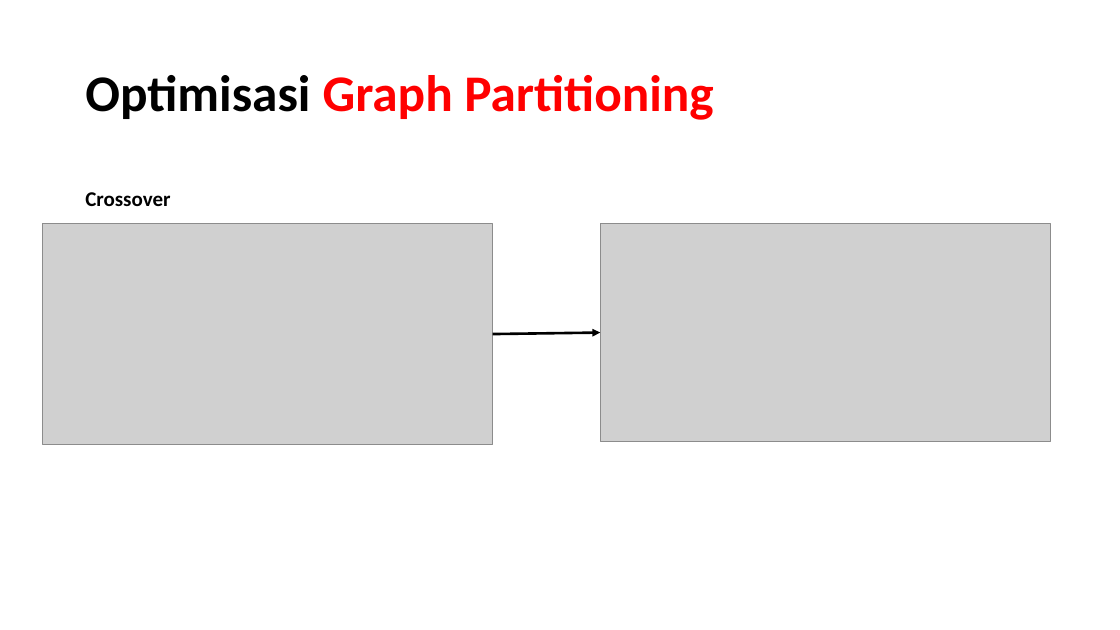
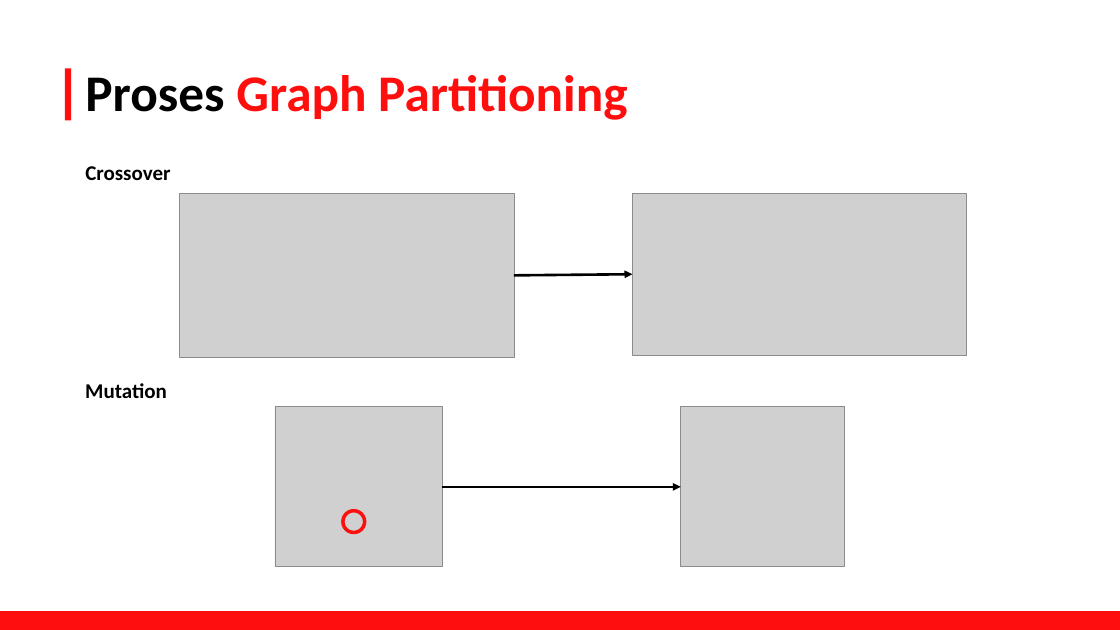
Before and after one commit to FelixFern/Graph-Partitioning-Optimization, a slide deck: slide 35 of documents/Graph Partitioning.pptx (slide 10 before the commit). Drawn at 1120x630 pixels with LibreOffice and Linux fonts; fonts in the diff are those of the drawing; grey boxes stand for pictures. Boxes give left, top, right and bottom in pixels: in the first picture for what was removed or moved away, otherwise in the second. Text is boxed around its words. In the diff, an @@ line names an element or a change of style, - is before the commit and + after.

```diff
--- a/documents/Graph Partitioning.pptx
+++ b/documents/Graph Partitioning.pptx
@@ rectangle added at (65,68,71,120), fill #FF0E0E @@
@@ title at (85,75,627,120): text changed; text colour #FF0000 to #FF0E0E @@
-Optimisasi Graph Partitioning
+Proses Graph Partitioning
@@ text "Crossover": place and size @@
-text "Crossover" at (85,192,170,206)
+text "Crossover" at (85,166,170,180)
@@ picture: place and size @@
-picture at (43,223,493,444)
+picture at (180,193,514,358)
@@ picture: place and size @@
-picture at (601,223,1051,442)
+picture at (633,193,967,355)
@@ arrow moved from (493, 334) - (601, 333) to (514, 276) - (633, 274) @@
@@ text added at (85,383,167,398), 18 pt, text #000000, bold @@
+Mutation
@@ picture added at (275,407,442,566) @@
@@ picture added at (681,407,844,566) @@
@@ arrow added from (442, 487) to (681, 487), #000000 2.25 pt @@
@@ ellipse added at (343,511,365,533), outline #FF0E0E 3 pt @@
@@ rectangle added at (0,612,1120,630), fill #FF0E0E @@
```
Also in this commit, not shown: 8 other slides changed, 32 slides added, 3 slides removed, 21 other files.
